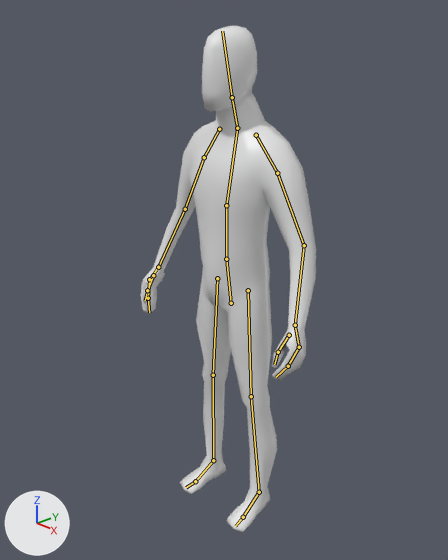
The Blender file Blender models/Character.blend: old version first, new version second.
One viewpoint serves both versions: a camera (50 mm lens) standing at (1.413, -1.364, 1.712) and looking at (-0.032, -0.003, 0.907). Every picture has the same lights, and +X, +Y and +Z are marked at lower left. The bones that bend it are drawn over the model as lines.

In view in the first picture: 'Body'.
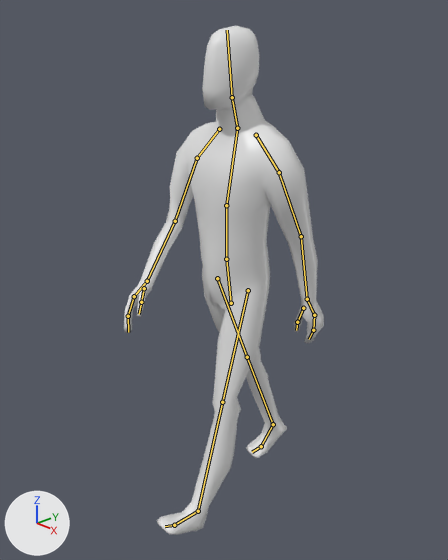
The newer file adds an action. The first version stands in its rest pose; the second is drawn at frame 1 of the action 'Walk'.

The change in detail:
Bone 'Bone.004' (bone_bone_004) turns from (0, 0, 0) to (-5, 0, 0) degrees about its own x, y and z.
Bone 'Shoulder.L' (bone_shoulder_l) turns from (0, 0, 0) to (-3, 2, 0) degrees about its own x, y and z.
Bone 'Upper Arm.L' (bone_upper_arm_l) turns from (0, 0, 0) to (-17, 5, -23) degrees about its own x, y and z.
Bone 'Lower Arm.L' (bone_lower_arm_l) turns from (0, 0, 0) to (-13, -1, 8) degrees about its own x, y and z.
Bone 'Fingers01.L' (bone_fingers01_l) turns from (0, 0, 0) to (1, 6, 19) degrees about its own x, y and z.
Bone 'Shoulder.R' (bone_shoulder_r) turns from (0, 0, 0) to (14, 11, 2) degrees about its own x, y and z.
Bone 'Upper Arm.R' (bone_upper_arm_r) turns from (0, 0, 0) to (0, -1, 17) degrees about its own x, y and z.
Bone 'Lower Arm.R' (bone_lower_arm_r) turns from (0, 0, 0) to (10, -29, 6) degrees about its own x, y and z.
Bone 'Fingers01.R' (bone_fingers01_r) turns from (0, 0, 0) to (1, -6, -19) degrees about its own x, y and z.
Bone 'Toes.R' (bone_toes_r) turns from (0, 0, 0) to (18, 6, -14) degrees about its own x, y and z.
Bone 'Leg IK.L' (bone_leg_ik_l) moves from (0.0, 0.0, 0.0) to (-0.056, -0.267, 0.0).
Bone 'Leg IK.L' (bone_leg_ik_l) turns from (0, 0, 0) to (-36, 0, 0) degrees about its own x, y and z.
Bone 'Leg IK.R' (bone_leg_ik_r) moves from (0.0, 0.0, 0.0) to (0.056, 0.308, 0.028).
Bone 'Leg IK.R' (bone_leg_ik_r) turns from (0, 0, 0) to (24, 0, 0) degrees about its own x, y and z.

Where the change shows, as pixel boxes [x1, y1, x2, y2] in the pictures (448 x 560 px):
'Body', posed (14% wider): before [141, 26, 316, 532]; after [124, 26, 324, 535]
bone 'Bone.004', root to tip: before (232, 97) to (222, 31); after (232, 97) to (227, 30)
bone 'Shoulder.L', root to tip: before (256, 135) to (277, 173); after (256, 135) to (279, 172)
bone 'Upper Arm.L', root to tip: before (277, 173) to (304, 245); after (279, 172) to (301, 236)
bone 'Lower Arm.L', root to tip: before (304, 245) to (295, 325); after (301, 236) to (307, 299)
bone 'Fingers01.L', root to tip: before (299, 347) to (288, 366); after (314, 315) to (313, 330)
bone 'Shoulder.R', root to tip: before (219, 129) to (204, 157); after (219, 129) to (197, 158)
bone 'Upper Arm.R', root to tip: before (204, 157) to (185, 209); after (197, 158) to (175, 221)
bone 'Lower Arm.R', root to tip: before (185, 209) to (158, 267); after (175, 221) to (147, 281)
bone 'Fingers01.R', root to tip: before (149, 279) to (148, 298); after (134, 296) to (128, 316)
bone 'Toes.R', root to tip: before (195, 481) to (186, 487); after (261, 446) to (252, 452)
